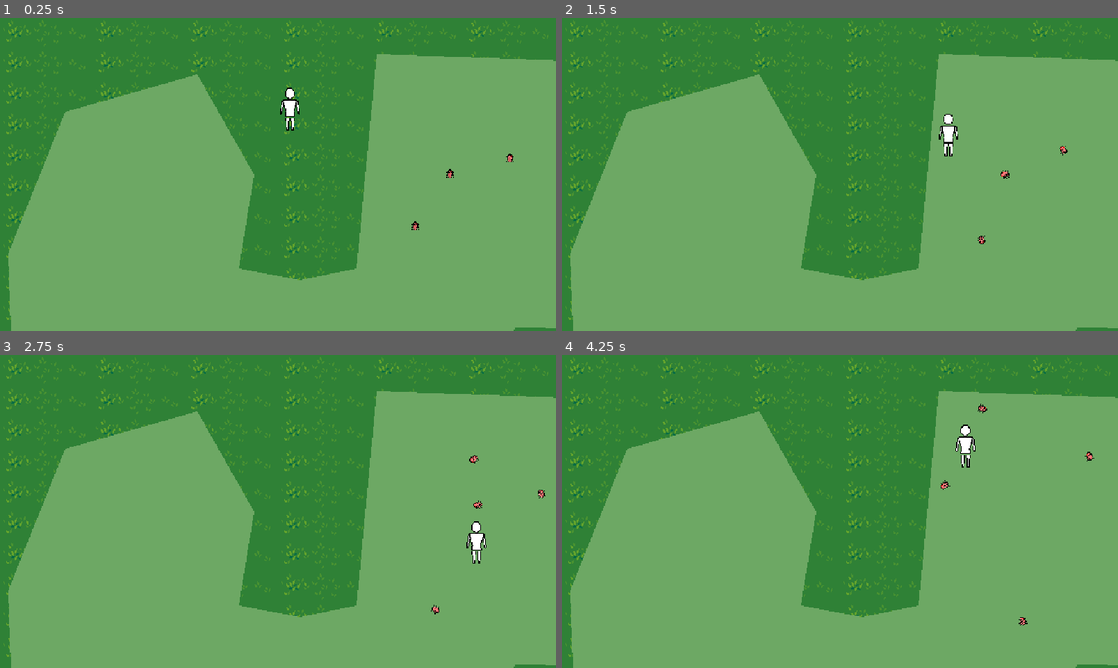
Above: before the commit, frames 1-4 (two rows, left to right).
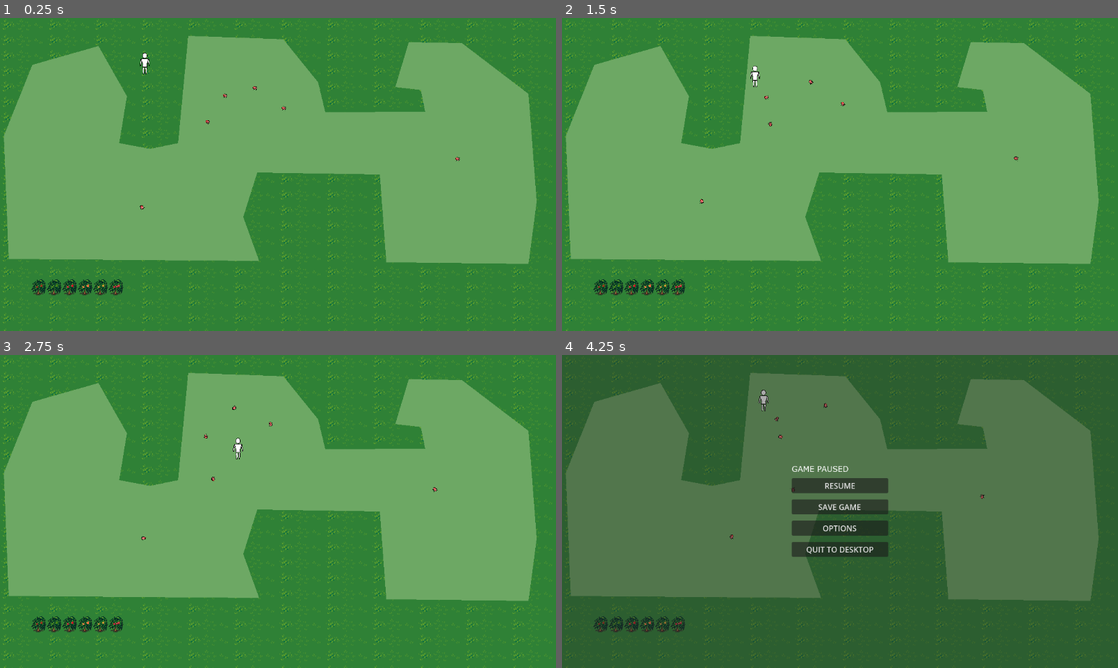
Above: after the commit, the same moments.

Repository: Moizer02/harvest_game_jam
Game: Godot game, scene res://blankmap.tscn
Two runs of this game, one before a commit and one after it. Both use one fixed random seed, a clock stepped at 60 frames per second and the inputs below.
Inputs (mouse positions are in pixels of both pictures, inside the frame that each line leads up to):
- Up to frame 1 (0.25 s): no input
- Up to frame 2 (1.5 s): tap Enter at 0.5 s; move the mouse to (962, 158) at 0.52 s; hold D (movement_right) 0.53-1.28 s; click (962, 158) at 0.67 s; move the mouse to (728, 190) at 1.27 s; hold S (movement_down) from 1.28 s (still down)
- Up to frame 3 (2.75 s): move the mouse to (333, 442) at 2.02 s; release S (movement_down) at 2.03 s; hold D (movement_right) from 2.03 s (still down)
- Up to frame 4 (4.25 s): move the mouse to (812, 574) at 2.77 s; release D (movement_right) at 2.78 s; hold W (movement_up) 2.78-3.53 s; click (812, 574) at 2.92 s; move the mouse to (1006, 558) at 3.52 s; hold A (movement_left) from 3.53 s (still down); tap Escape (ui_cancel) at 4.15 s

The runs differ from the first frame. In frame 1, 46% of the frame differs, in the area x 0-100%, y 0-100%; in frame 2, 46%; in frame 3, 46%; in frame 4, 100%.

Commit message:
plants with AddBug, KillBugs api,  and bugs with Kill api

Diff:
--- a/blankmap.tscn
+++ b/blankmap.tscn
@@ -9888,32 +9888,26 @@
 color = Color(0.427451, 0.658824, 0.396078, 1)
 polygon = PackedVector2Array(67, 97, 8, 244, 18, 499, 537, 503, 504, 412, 533, 320, 787, 324, 800.433, 505.833, 1095, 509, 1112, 380, 1095, 157, 957, 52, 847, 50, 819, 143, 872, 149, 881, 194, 674, 195, 659, 133, 587, 44, 390, 37, 369, 259, 311, 271, 247, 259, 263, 162, 204, 58)
 
+[node name="NavigationRegion2D" type="NavigationRegion2D" parent="."]
+navigation_polygon = SubResource("NavigationPolygon_36spj")
+
 [node name="Bug" parent="." instance=ExtResource("1_nph2d")]
 position = Vector2(294, 392)
-collision_layer = 4
 
 [node name="Bug2" parent="." instance=ExtResource("1_nph2d")]
 position = Vector2(528, 145)
-collision_layer = 4
 
 [node name="Bug3" parent="." instance=ExtResource("1_nph2d")]
 position = Vector2(430, 215)
-collision_layer = 4
 
 [node name="Bug4" parent="." instance=ExtResource("1_nph2d")]
 position = Vector2(588, 187)
-collision_layer = 4
 
 [node name="Bug5" parent="." instance=ExtResource("1_nph2d")]
 position = Vector2(466, 161)
-collision_layer = 4
 
 [node name="Bug6" parent="." instance=ExtResource("1_nph2d")]
 position = Vector2(948, 292)
-collision_layer = 4
-
-[node name="NavigationRegion2D" type="NavigationRegion2D" parent="."]
-navigation_polygon = SubResource("NavigationPolygon_36spj")
 
 [node name="DayNightCycler" type="Node2D" parent="."]
 
--- /dev/null
+++ b/plants_vs_bugs_test.tscn
@@ -0,0 +1,52 @@
+[gd_scene load_steps=5 format=3 uid="uid://cu2petadfpyqi"]
+
+[ext_resource type="PackedScene" uid="uid://cls1afm7ycghd" path="res://src/bug.tscn" id="1_4nbmk"]
+[ext_resource type="PackedScene" uid="uid://h6jvspaio76m" path="res://src/plant.tscn" id="2_ejuhw"]
+[ext_resource type="PackedScene" uid="uid://csw6wc8p75aei" path="res://src/Player/player.tscn" id="2_g78at"]
+
+[sub_resource type="NavigationPolygon" id="NavigationPolygon_wxl7w"]
+vertices = PackedVector2Array(379, 268, 493, 416, 522, 496, 289, 496, 308, 278, 879, 141, 832, 136, 850, 57, 955, 63, 25, 490, 19, 248, 232, 263, 399, 47, 589, 52, 651, 140, 668, 206, 525, 306, 1088, 170, 1103, 377, 1085, 496, 809, 498, 792, 316, 887, 201, 249, 162, 76, 96, 197, 73)
+polygons = Array[PackedInt32Array]([PackedInt32Array(0, 1, 2, 3, 4), PackedInt32Array(5, 6, 7, 8), PackedInt32Array(4, 3, 9, 10, 11), PackedInt32Array(0, 12, 13, 14, 15, 16), PackedInt32Array(17, 18, 19, 20, 21, 22), PackedInt32Array(5, 8, 17, 22), PackedInt32Array(15, 22, 21, 16), PackedInt32Array(0, 16, 1), PackedInt32Array(23, 11, 10, 24, 25)])
+outlines = Array[PackedVector2Array]([PackedVector2Array(76, 96, 19, 248, 25, 490, 289, 496, 522, 496, 493, 416, 525, 306, 792, 316, 809, 498, 1085, 496, 1103, 377, 1088, 170, 955, 63, 850, 57, 832, 136, 879, 141, 887, 201, 668, 206, 651, 140, 589, 52, 399, 47, 379, 268, 308, 278, 232, 263, 249, 162, 197, 73)])
+
+[node name="PlantsVsBugsTest" type="Node2D"]
+
+[node name="Polygon2D" type="Polygon2D" parent="."]
+color = Color(0.427451, 0.658824, 0.396078, 1)
+polygon = PackedVector2Array(67, 97, 8, 244, 18, 499, 537, 503, 504, 412, 533, 320, 787, 324, 800.433, 505.833, 1095, 509, 1112, 380, 1095, 157, 957, 52, 847, 50, 819, 143, 872, 149, 881, 194, 674, 195, 659, 133, 587, 44, 390, 37, 369, 259, 311, 271, 247, 259, 263, 162, 204, 58)
+
+[node name="NavigationRegion2D" type="NavigationRegion2D" parent="."]
+navigation_polygon = SubResource("NavigationPolygon_wxl7w")
+
+[node name="bugs" type="Node2D" parent="."]
+
+[node name="Bug" parent="bugs" instance=ExtResource("1_4nbmk")]
+position = Vector2(294, 392)
+
+[node name="Bug2" parent="bugs" instance=ExtResource("1_4nbmk")]
+position = Vector2(528, 145)
+
+[node name="Bug3" parent="bugs" instance=ExtResource("1_4nbmk")]
+position = Vector2(430, 215)
+
+[node name="Bug4" parent="bugs" instance=ExtResource("1_4nbmk")]
+position = Vector2(588, 187)
+
+[node name="Bug5" parent="bugs" instance=ExtResource("1_4nbmk")]
+position = Vector2(466, 161)
+
+[node name="Bug6" parent="bugs" instance=ExtResource("1_4nbmk")]
+position = Vector2(948, 292)
+
+[node name="plants" type="Node2D" parent="."]
+
+[node name="Plant" parent="plants" instance=ExtResource("2_ejuhw")]
+position = Vector2(424, 115)
+
+[node name="Player" parent="." instance=ExtResource("2_g78at")]
+position = Vector2(485, 90)
+
+[node name="Camera2D" type="Camera2D" parent="."]
+position = Vector2(436, 161)
+zoom = Vector2(2, 2)
+position_smoothing_enabled = true
--- a/project.godot
+++ b/project.godot
@@ -23,7 +23,6 @@
 [display]
 
 window/stretch/mode="viewport"
-window/stretch/scale=2.0
 
 [input]
 
@@ -54,8 +53,16 @@
 ]
 }
 
+[layer_names]
+
+2d_physics/layer_1="Character"
+2d_physics/layer_2="Plant"
+2d_physics/layer_3="Bug"
+2d_physics/layer_4="Market"
+2d_physics/layer_5="CharacterAttack"
+
 [rendering]
 
-textures/canvas_textures/default_texture_filter=0
+textures/canvas_textures/default_texture_filter=3
 renderer/rendering_method="gl_compatibility"
 renderer/rendering_method.mobile="gl_compatibility"
--- a/src/UI/PauseMenu.gd
+++ b/src/UI/PauseMenu.gd
@@ -12,6 +12,7 @@
 		setPaused(!isPaused)
 
 func setPaused(p : bool):
+	get_tree().root.move_child(self, get_tree().root.get_child_count())
 	isPaused = p
 	visible = p
 	get_tree().paused = p
--- a/src/bug.gd
+++ b/src/bug.gd
@@ -1,10 +1,19 @@
 extends CharacterBody2D
+
+enum STATES {
+	Idle,
+	Search,
+	Eat,
+	Dead
+}
 
 ##		Class Variables			################################################
 var speed:Vector2 = Vector2(45.0, 30.0)
 var destination:Vector2
 var target:Node2D # target is a destination that has something there at the end
 var interval:float = randf()
+var stateTick:float = randf()
+@export var state:STATES = STATES.Idle
 
 
 ##		Built-in Functions		################################################
@@ -13,15 +22,28 @@
 	pass # Replace with function body.
 
 func _physics_process(delta):
-	interval += delta
-	if interval > 1.5 and not target:
-		interval = 0
-		SetDestination(global_position + Vector2(randfn(0, 50), randfn(0, 50)))
-		rotation = global_position.angle_to_point(destination) + PI/2.0
+	stateTick += delta
+	if stateTick > 2:
+		_updateState()
 
+	# despawn
+	if state == STATES.Dead:
+		interval += delta
+		if interval > 5:
+			queue_free()
+
+	# create idle roaming
+	if state == STATES.Idle:
+		interval += delta
+		if interval > 1.5 and not target:
+			interval = 0
+			SetDestination(global_position + Vector2(randfn(0, 50), randfn(0, 50)))
+
+	# movement
 	var goal:Vector2 = $NavAgent.get_next_path_position()
-	var dir = goal - position
+	var dir = goal - global_position
 
+	rotation = global_position.angle_to_point(destination) + PI/2.0
 	if dir.length() > 1:
 		velocity = dir.normalized() * speed
 	else:
@@ -54,22 +76,46 @@
 	position = vec
 	SetDestination(vec*0.8)
 
+# Called when the player stomps or kills a moving bug.
+func Kill():
+	state = STATES.Dead
+	interval = 0
+	SetDestination(position)
+	ClearTarget()
+	# @TODO: play killed effect
+	# @TODO: release particles
+
 
 ##		Private Functions		################################################
+func _updateState() -> void:
+	if state == STATES.Idle:
+		_findNewTarget()
+	if state == STATES.Search:
+		pass
+
 # Look for a new crop to pick as my target.
 func _findNewTarget() -> void:
-	pass
-	var crops = get_tree().current_scene.find_child("crops", true, false)
+	var crops = get_tree().current_scene.find_child("plants", true, false)
 	var weights = []
 	var best = null
 
 	if crops:
 		for crop in crops.get_children():
 			if not crop.has_method("GetBugsInfesting"): continue
-			weights[weights.size] = [crop,
-				global_position.distance_to(crop.global_position)/100.0 + crop.GetBugsInfesting()]
+			weights.append([crop,
+				global_position.distance_to(crop.global_position)/100.0 + crop.GetBugsInfesting()])
 
 		for opt in weights:
 			if not best or opt[1] > best[1]: best = opt
 
-		if best: target = best[0]
+		if best:
+			SetTarget(best[0])
+			state = STATES.Search
+
+##		Signal Listeners		################################################
+func _onBodyEntered(body:CollisionObject2D):
+	if target and is_instance_valid(target) and target == body:
+		if body.has_method("AddBug"): body.AddBug(self)
+
+func _onBodyExited(body:CollisionObject2D):
+	pass
--- a/src/bug.tscn
+++ b/src/bug.tscn
@@ -1,13 +1,18 @@
-[gd_scene load_steps=4 format=3 uid="uid://cls1afm7ycghd"]
+[gd_scene load_steps=5 format=3 uid="uid://cls1afm7ycghd"]
 
 [ext_resource type="Script" path="res://src/bug.gd" id="1_6cvqa"]
 [ext_resource type="Texture2D" uid="uid://du6j51e3ln4m" path="res://art/Bug.png" id="2_ss12i"]
 
 [sub_resource type="CapsuleShape2D" id="CapsuleShape2D_dyou1"]
+radius = 4.0
+height = 12.0
+
+[sub_resource type="CircleShape2D" id="CircleShape2D_ofv2a"]
 radius = 15.0
-height = 40.0
 
 [node name="Bug" type="CharacterBody2D"]
+collision_layer = 4
+collision_mask = 0
 script = ExtResource("1_6cvqa")
 
 [node name="Sprite2D" type="Sprite2D" parent="."]
@@ -15,8 +20,16 @@
 texture = ExtResource("2_ss12i")
 
 [node name="CollisionShape2D" type="CollisionShape2D" parent="."]
-visible = false
-position = Vector2(0, 1)
 shape = SubResource("CapsuleShape2D_dyou1")
 
 [node name="NavAgent" type="NavigationAgent2D" parent="."]
+
+[node name="Hurtbox" type="Area2D" parent="."]
+collision_layer = 0
+collision_mask = 18
+
+[node name="shape" type="CollisionShape2D" parent="Hurtbox"]
+shape = SubResource("CircleShape2D_ofv2a")
+
+[connection signal="body_entered" from="Hurtbox" to="." method="_onBodyEntered"]
+[connection signal="body_exited" from="Hurtbox" to="." method="_onBodyExited"]
--- /dev/null
+++ b/src/plant.gd
@@ -0,0 +1,68 @@
+extends StaticBody2D
+
+enum STATES {
+	Idle,
+	Search,
+	Eat,
+	Dead
+}
+
+##		Class Variables			################################################
+var speed:Vector2 = Vector2(45.0, 30.0)
+var destination:Vector2
+var target:Node2D # target is a destination that has something there at the end
+var interval:float = randf()
+var stateTick:float = randf()
+var debounce:bool = false
+@export var state:STATES = STATES.Idle
+@export var bugs:int = 0
+
+
+##		Built-in Functions		################################################
+# Called when the node enters the scene tree for the first time.
+func _ready():
+	pass # Replace with function body.
+
+func _process(delta):
+	stateTick += delta
+	if stateTick > 2:
+		_updateState()
+
+	# despawn
+	if state == STATES.Dead:
+		interval += delta
+		if interval > 5:
+			queue_free()
+
+
+##		Public Functions		################################################
+# Used by bugs to latch onto this plant.
+func AddBug(newBug:CharacterBody2D):
+	if debounce: return
+	debounce = true
+	bugs += 1
+	newBug.queue_free()
+	$infected.emitting = true
+
+	await get_tree().create_timer(0.5, false).timeout
+	debounce = false
+
+func GetBugsInfesting() -> int:
+	return bugs
+
+func KillBugs():
+	bugs = 0
+	$infected.emitting = false
+
+##		Private Functions		################################################
+func _updateState() -> void:
+	if state == STATES.Search:
+		pass
+
+##		Signal Listeners		################################################
+func _onBodyEntered(body:CollisionObject2D):
+	if target and is_instance_valid(target) and target == body:
+		if body.has_method("AddBug"): body.AddBug(self)
+
+func _onBodyExited(body:CollisionObject2D):
+	pass
--- /dev/null
+++ b/src/plant.tscn
@@ -0,0 +1,45 @@
+[gd_scene load_steps=6 format=3 uid="uid://h6jvspaio76m"]
+
+[ext_resource type="Script" path="res://src/plant.gd" id="1_5ukbh"]
+[ext_resource type="Texture2D" uid="uid://du6j51e3ln4m" path="res://art/Bug.png" id="2_cgdj2"]
+[ext_resource type="Texture2D" uid="uid://cfg30y10kmwer" path="res://art/crops-v2/pumkin4.png" id="3_pj28a"]
+
+[sub_resource type="RectangleShape2D" id="RectangleShape2D_g13ib"]
+size = Vector2(32, 32)
+
+[sub_resource type="CircleShape2D" id="CircleShape2D_q0bn7"]
+radius = 40.0
+
+[node name="Plant" type="StaticBody2D"]
+collision_layer = 3
+input_pickable = true
+script = ExtResource("1_5ukbh")
+
+[node name="shape" type="CollisionShape2D" parent="."]
+shape = SubResource("RectangleShape2D_g13ib")
+
+[node name="Sprite2D" type="Sprite2D" parent="."]
+texture = ExtResource("3_pj28a")
+
+[node name="infected" type="CPUParticles2D" parent="."]
+emitting = false
+amount = 2
+local_coords = true
+texture = ExtResource("2_cgdj2")
+direction = Vector2(0, -1)
+spread = 90.0
+gravity = Vector2(0, 0)
+initial_velocity_min = 15.0
+initial_velocity_max = 25.0
+angle_min = -180.0
+angle_max = 180.0
+scale_amount_min = 0.1
+scale_amount_max = 0.2
+color = Color(0.2, 0.2, 0.2, 0.698039)
+
+[node name="Area" type="Area2D" parent="."]
+collision_layer = 0
+collision_mask = 5
+
+[node name="shape" type="CollisionShape2D" parent="Area"]
+shape = SubResource("CircleShape2D_q0bn7")
Binary file added: art/crops-v2/pumkin4.png
Not shown, added: art/crops-v2/pumkin4.png.import
